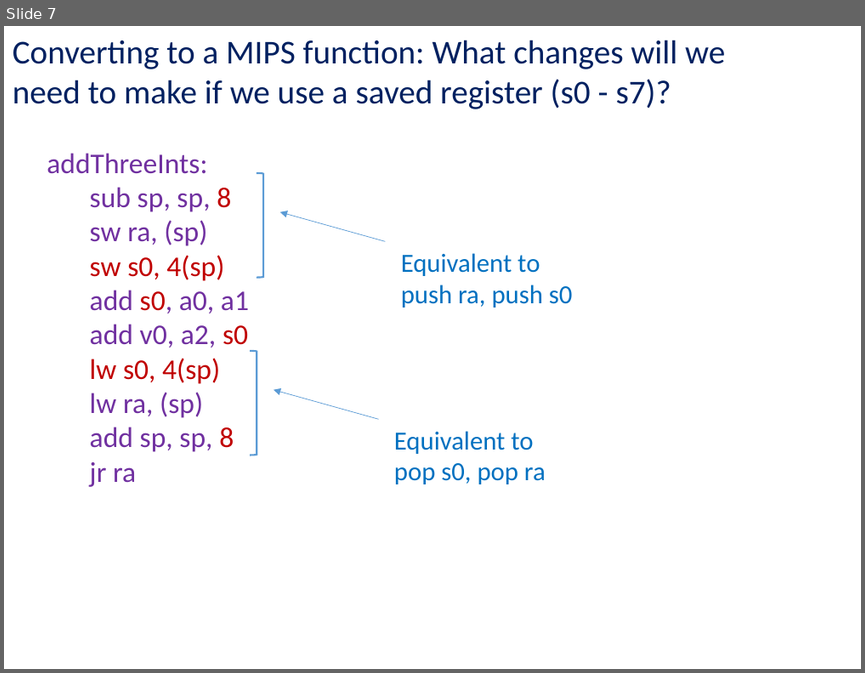
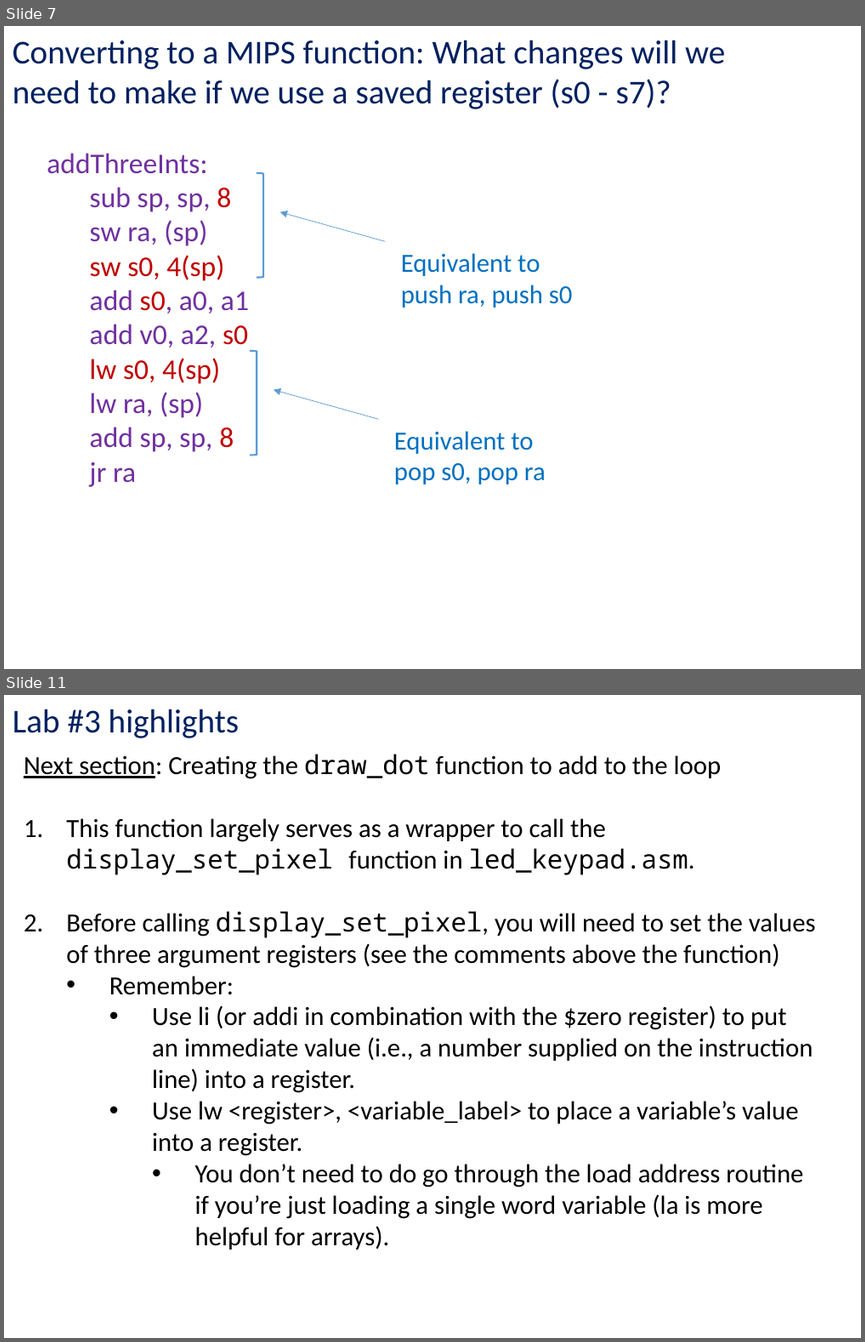
Before and after one commit to kc13/CS447JB, a slide deck: cs447jb_rec2_feb2_and_feb5.pptx. Shown one above the other, each under a label of ours: slide 7 before the commit, slides 7 and 11 after it; the slides between them are not shown. The pictures are 865x673 and 865x1342 pixels, drawn with LibreOffice and Linux fonts; fonts in the diff are those of the drawing. Boxes give left, top, right and bottom in pixels: in the first picture for what was removed or moved away, otherwise in the second. Text is boxed around its words. In the diff, an @@ line names an element or a change of style, - is before the commit and + after.

```diff
--- a/cs447jb_rec2_feb2_and_feb5.pptx
+++ b/cs447jb_rec2_feb2_and_feb5.pptx
@@ slide 11 added at (4, 695, 861, 1338), background #FFFFFF @@
@@ text added at (12, 709, 239, 738), 28 pt, text #002060 @@
+Lab #3 highlights
@@ text added at (24, 754, 816, 1249), 22 pt, text #000000 @@
+Next section: Creating the draw_dot function to add to the loop
+1. This function largely serves as a wrapper to call the display_set_pixel function in led_keypad.asm.
+2. Before calling display_set_pixel, you will need to set the values of three argument registers (see the comments above the function)
+  • Remember:
+    • Use li (or addi in combination with the $zero register) to put an immediate value (i.e., a number supplied on the instruction line) into a register.
+    • Use lw <register>, <variable_label> to place a variable’s value into a register.
+      • You don’t need to do go through the load address routine if you’re just loading a single word variable (la is more helpful for arrays).
```
Also in this commit, not shown: 1 slide changed, 10 other slides added.
